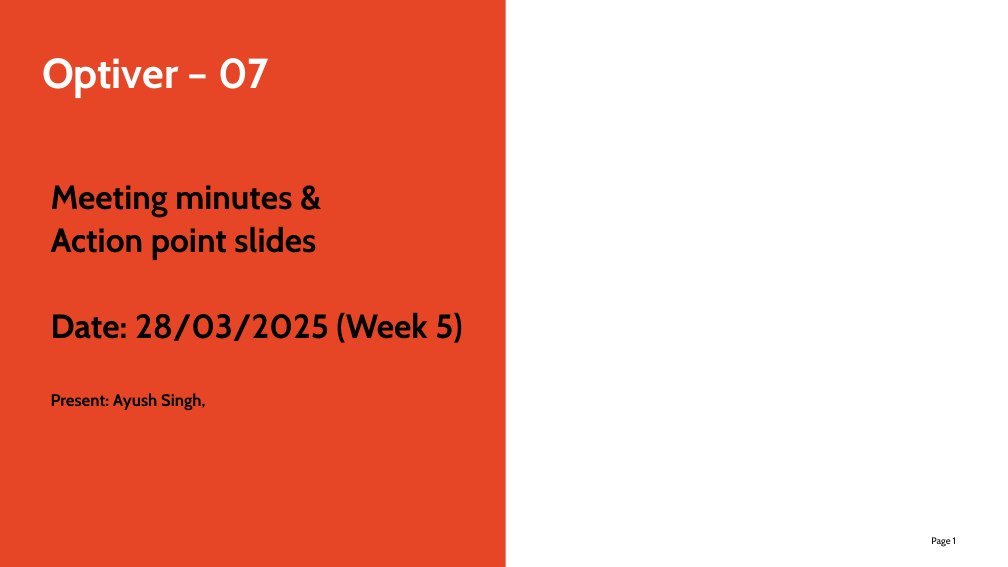
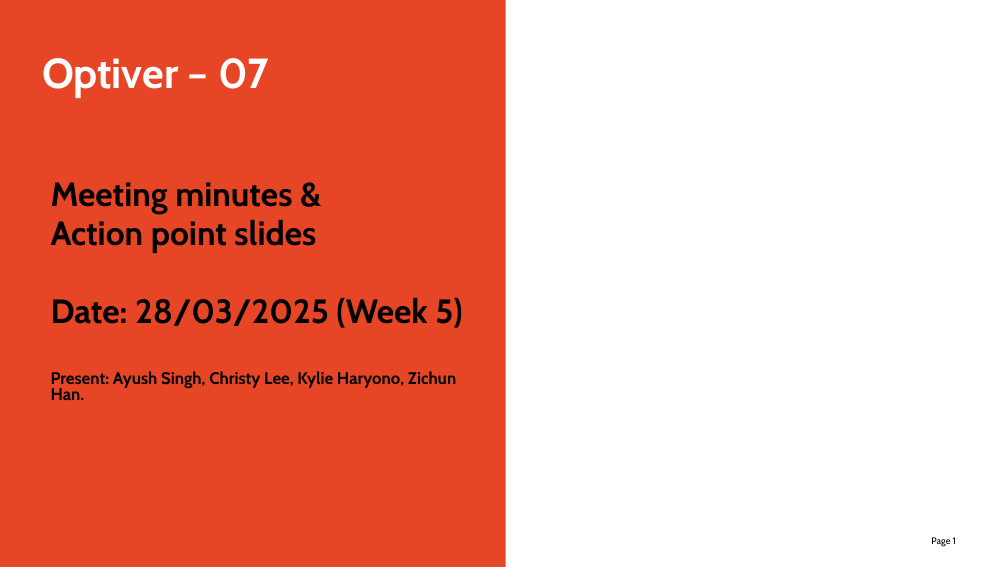
Before and after one commit to Ayush-Singh-31/Optiver-07, a slide deck: slide 1 of Documents/Week 05/Meeting Minutes/Template.pptx. Drawn at 1008x567 pixels with LibreOffice and Linux fonts; fonts in the diff are those of the drawing; background and template pictures are left out. Boxes give left, top, right and bottom in pixels: in the first picture for what was removed or moved away, otherwise in the second. Text is boxed around its words. In the diff, an @@ line names an element or a change of style, - is before the commit and + after.

Commit message:
Meeting Minutes Update

```diff
--- a/Documents/Week 05/Meeting Minutes/Template.pptx
+++ b/Documents/Week 05/Meeting Minutes/Template.pptx
@@ text at [51,182,462,328]: line spacing 0.9 to 0.8 @@
@@ text at [51,371,456,400]: text changed @@
-Present: Ayush Singh,
+Present: Ayush Singh, Christy Lee, Kylie Haryono, Zichun Han.
```
